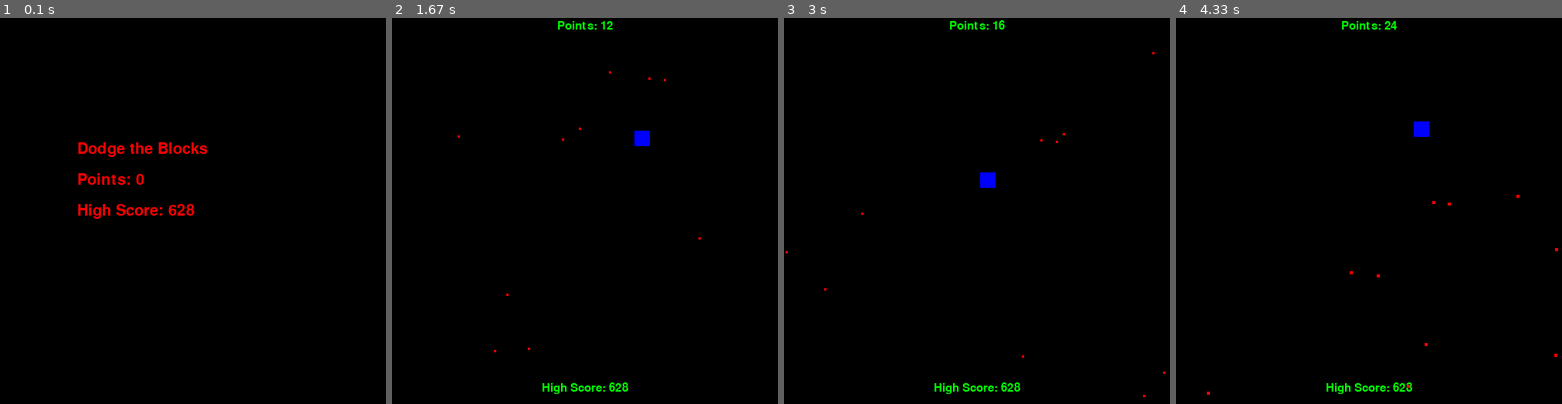
Above: before the commit, frames 1-4 (left to right).
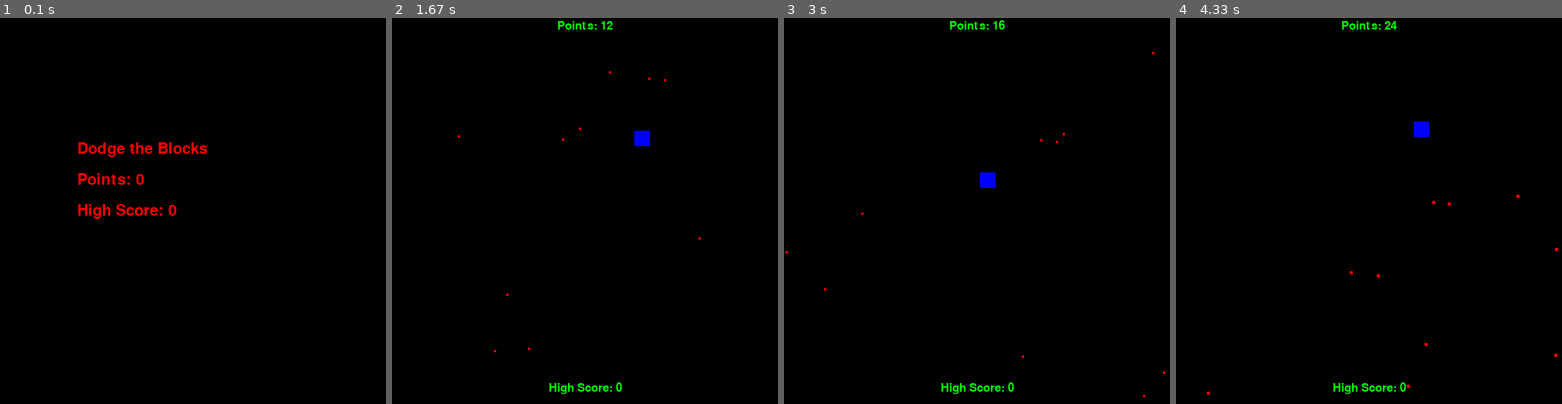
Above: after the commit, the same moments.

Repository: brianh00/pygame_blocks
Game: pygame game, started from main.py
Two runs of this game, one before a commit and one after it. Both use one fixed random seed, a clock stepped at 60 frames per second and the inputs below.
Inputs:
- Up to frame 1 (0.1 s): no input
- Up to frame 2 (1.67 s): tap Space at 0.33, 0.73, 1.03, 1.23, 1.57 s; hold Right 0.67-1.13 s; hold Up 1.17-1.47 s; hold Right from 1.5 s (still down)
- Up to frame 3 (3 s): tap Space at 1.87, 2.07, 2.37, 2.63, 2.97 s; release Right at 1.97 s; hold Left 2-2.53 s; hold Down 2.57-2.87 s; hold Left from 2.9 s (still down)
- Up to frame 4 (4.33 s): tap Space at 3.27, 3.4, 3.8, 4.1 s; release Left at 3.3 s; hold Up 3.33-3.7 s; hold Right from 3.73 s (still down)

The runs differ from the first frame. In frame 1, 0.1% of the frame differs, in the area x 43-51%, y 48-52%; in frame 2, 0.3%, in the area x 39-62%, y 94-98%; in frame 3, 0.3%; in frame 4, 0.3%.

Commit message:
Update high score

Diff:
--- a/game.py
+++ b/game.py
@@ -13,6 +13,7 @@
     score_font = pygame.font.Font('freesansbold.ttf', 15)
     font = pygame.font.Font('freesansbold.ttf', 20)
     crash_sound = pygame.mixer.Sound("crash.wav")
+    high_score_file = 'high_score.txt'
 
     def __init__(self, pause=False, screen_display=None):
         self.running = True
@@ -41,10 +42,14 @@
             text_rect = text.get_rect(center=(SCREEN_WIDTH / 2, SCREEN_HEIGHT - 20))
             self.screen.blit(text, text_rect)
 
-    @staticmethod
-    def get_high_score():
-        with open('high_score.txt', 'r') as f:
-            return f.readlines()[0]
+    def get_high_score(self):
+        try:
+            with open(self.high_score_file, 'r') as f:
+                return f.readlines()[0]
+        except FileNotFoundError:
+            with open(self.high_score_file, 'w') as f:
+                f.write('0')
+                return 0
 
     def move_enemies(self):
         new_enemies = []
@@ -64,5 +69,5 @@
     def check_highscore(self):
         if self.points > int(self.high_score):
             self.high_score = self.points
-            with open('high_score.txt', 'w') as f:
+            with open(self.high_score_file, 'w') as f:
                 f.write(str(self.high_score))
--- a/high_score.txt
+++ /dev/null
@@ -1 +0,0 @@
-628
